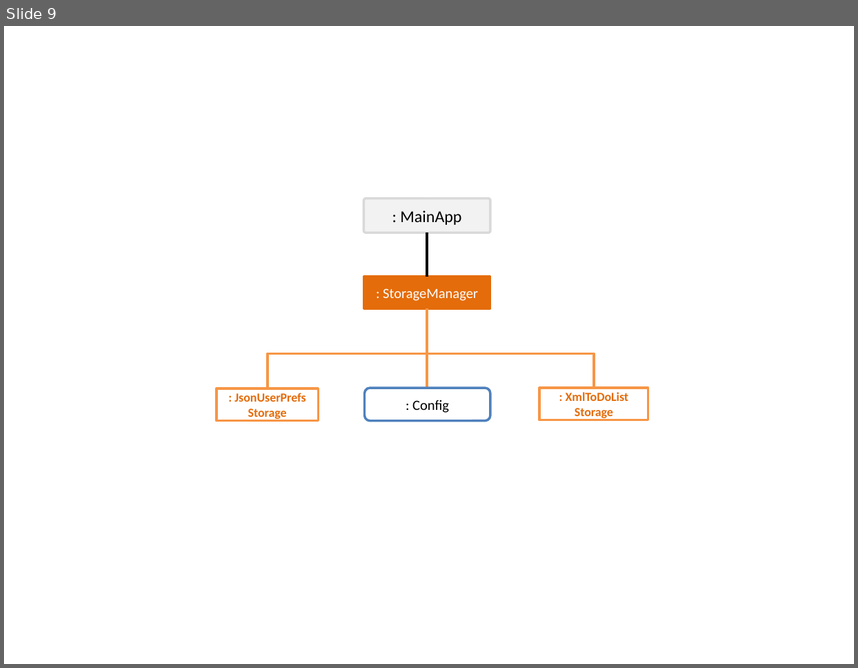
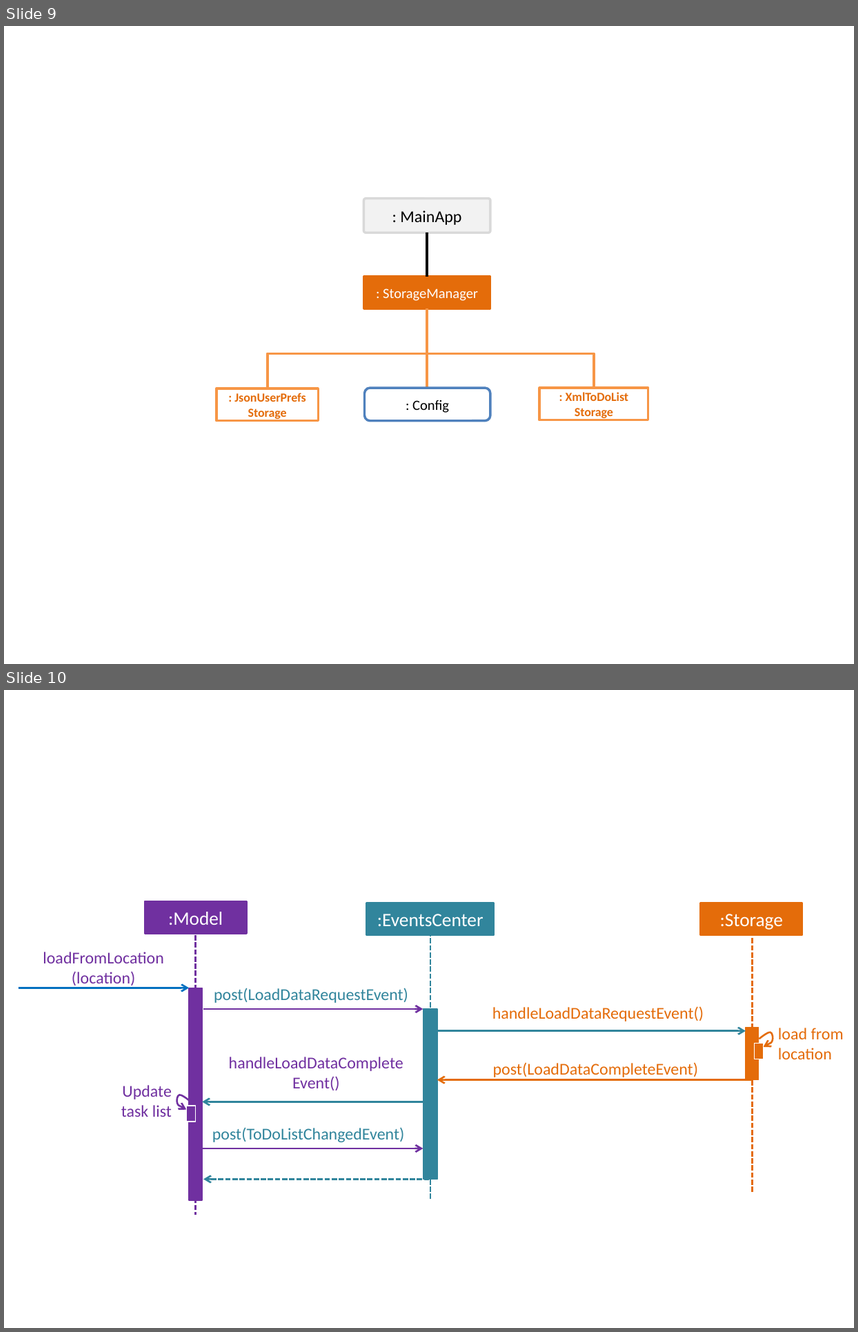
Before and after one commit to CS2103AUG2016-W11-C2/main, a slide deck: docs/diagrams/Diagrams.pptx. Shown one above the other, each under a label of ours: slide 9 before the commit, slides 9 and 10 after it. The pictures are 858x668 and 858x1332 pixels, drawn with LibreOffice and Linux fonts; fonts in the diff are those of the drawing. Boxes give left, top, right and bottom in pixels: in the first picture for what was removed or moved away, otherwise in the second. Text is boxed around its words. In the diff, an @@ line names an element or a change of style, - is before the commit and + after.

Commit message:
Add sequence diagram for load command

```diff
--- a/docs/diagrams/Diagrams.pptx
+++ b/docs/diagrams/Diagrams.pptx
@@ slide 10 added at [4,690,854,1328], background #FFFFFF @@
@@ group added at [18,901,844,1214]: 8 rectangles, 8 texts, 7 arrows, 3 lines, 2 freeform shapes @@
+:Model
+loadFromLocation
+(location)
+:EventsCenter
+post(LoadDataRequestEvent)
+:Storage
+handleLoadDataRequestEvent()
+load from location
+post(LoadDataCompleteEvent)
+handleLoadDataComplete
+Event()
+Update task list
+post(ToDoListChangedEvent)
```
Also in this commit, not shown: 1 slide removed, 1 other file.
